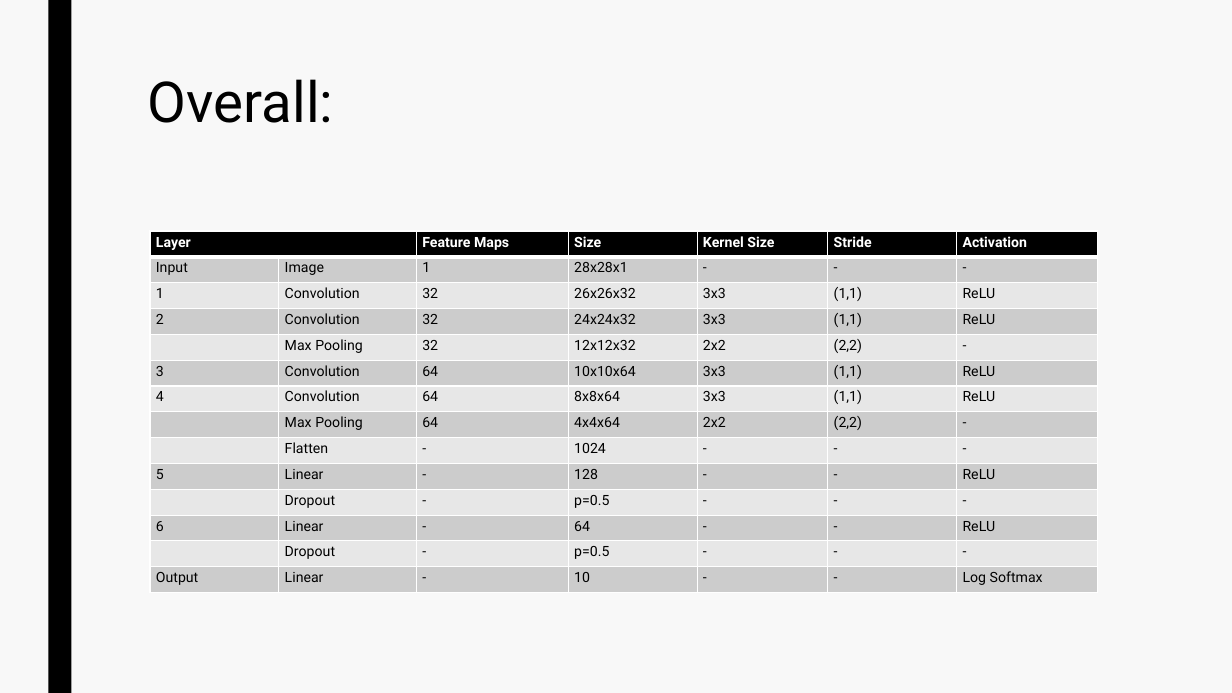
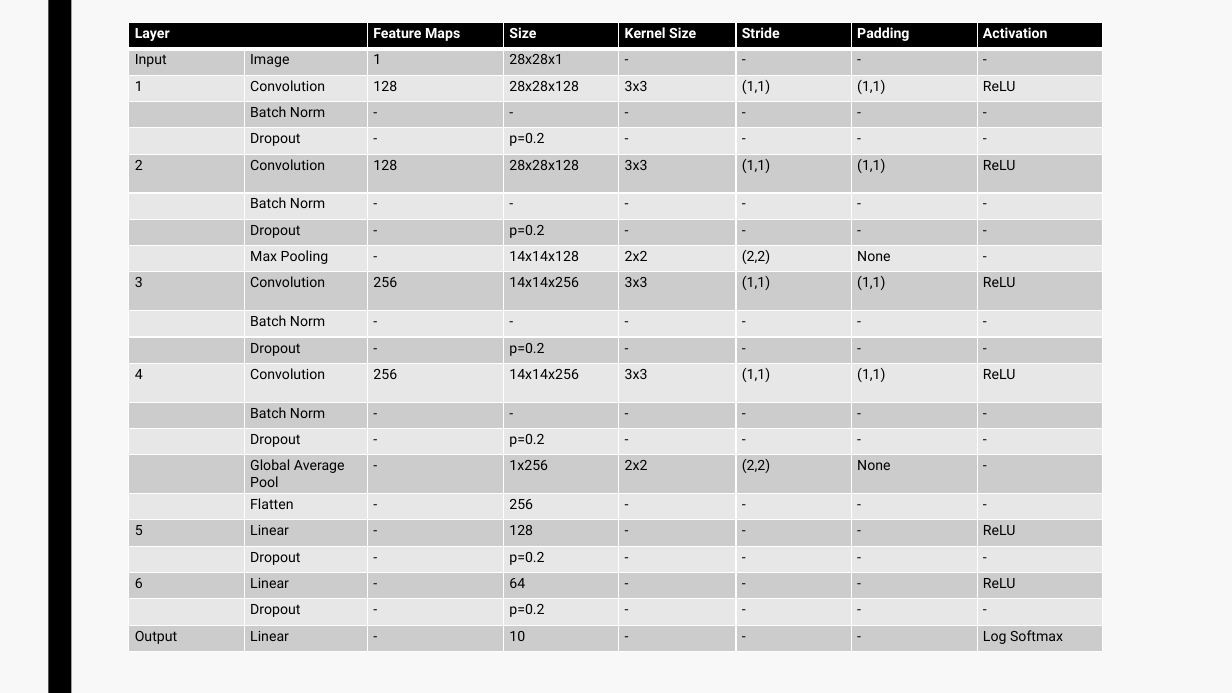
Before and after one commit to amjvl-git/csip-5103-coursework-2025-miloshkii, a slide deck: slide 12 of P2963116/P2963116_ppt.pptx. Drawn at 1232x693 pixels with LibreOffice and Linux fonts; fonts in the diff are those of the drawing. Boxes give left, top, right and bottom in pixels: in the first picture for what was removed or moved away, otherwise in the second. Text is boxed around its words. In the diff, an @@ line names an element or a change of style, - is before the commit and + after.

Commit message:
Fixes to ppt

```diff
--- a/P2963116/P2963116_ppt.pptx
+++ b/P2963116/P2963116_ppt.pptx
@@ table at [129, 23, 1104, 656] @@
-Layer |  | Feature Maps | Size | Kernel Size | Stride | Activation
-Input | Image | 1 | 28x28x1 | - | - | -
-1 | Convolution | 32 | 26x26x32 | 3x3 | (1,1) | ReLU
-2 | Convolution | 32 | 24x24x32 | 3x3 | (1,1) | ReLU
- | Max Pooling | 32 | 12x12x32 | 2x2 | (2,2) | -
-3 | Convolution | 64 | 10x10x64 | 3x3 | (1,1) | ReLU
-4 | Convolution | 64 | 8x8x64 | 3x3 | (1,1) | ReLU
- | Max Pooling | 64 | 4x4x64 | 2x2 | (2,2) | -
- | Flatten | - | 1024 | - | - | -
-5 | Linear | - | 128 | - | - | ReLU
- | Dropout | - | p=0.5 | - | - | -
-6 | Linear | - | 64 | - | - | ReLU
- | Dropout | - | p=0.5 | - | - | -
-Output | Linear | - | 10 | - | - | Log Softmax
+Layer |  | Feature Maps | Size | Kernel Size | Stride | Padding | Activation
+Input | Image | 1 | 28x28x1 | - | - | - | -
+1 | Convolution | 128 | 28x28x128 | 3x3 | (1,1) | (1,1) | ReLU
+ | Batch Norm | - | - | - | - | - | -
+ | Dropout | - | p=0.2 | - | - | - | -
+2 | Convolution | 128 | 28x28x128 | 3x3 | (1,1) | (1,1) | ReLU
+ | Batch Norm | - | - | - | - | - | -
+ | Dropout | - | p=0.2 | - | - | - | -
+ | Max Pooling | - | 14x14x128 | 2x2 | (2,2) | None | -
+3 | Convolution | 256 | 14x14x256 | 3x3 | (1,1) | (1,1) | ReLU
+ | Batch Norm | - | - | - | - | - | -
+ | Dropout | - | p=0.2 | - | - | - | -
+4 | Convolution | 256 | 14x14x256 | 3x3 | (1,1) | (1,1) | ReLU
+ | Batch Norm | - | - | - | - | - | -
+ | Dropout | - | p=0.2 | - | - | - | -
+ | Global Average Pool | - | 1x256 | 2x2 | (2,2) | None | -
+ | Flatten | - | 256 | - | - | - | -
+5 | Linear | - | 128 | - | - | - | ReLU
+ | Dropout | - | p=0.2 | - | - | - | -
+6 | Linear | - | 64 | - | - | - | ReLU
+ | Dropout | - | p=0.2 | - | - | - | -
+Output | Linear | - | 10 | - | - | - | Log Softmax
@@ table: place and size @@
-table at [150, 231, 1095, 593]
+table at [129, 23, 1104, 656]
@@ title removed at [148, 79, 334, 123] @@
-Overall:
```
Also in this commit, not shown: 1 other slide changed, 3 slides added.
